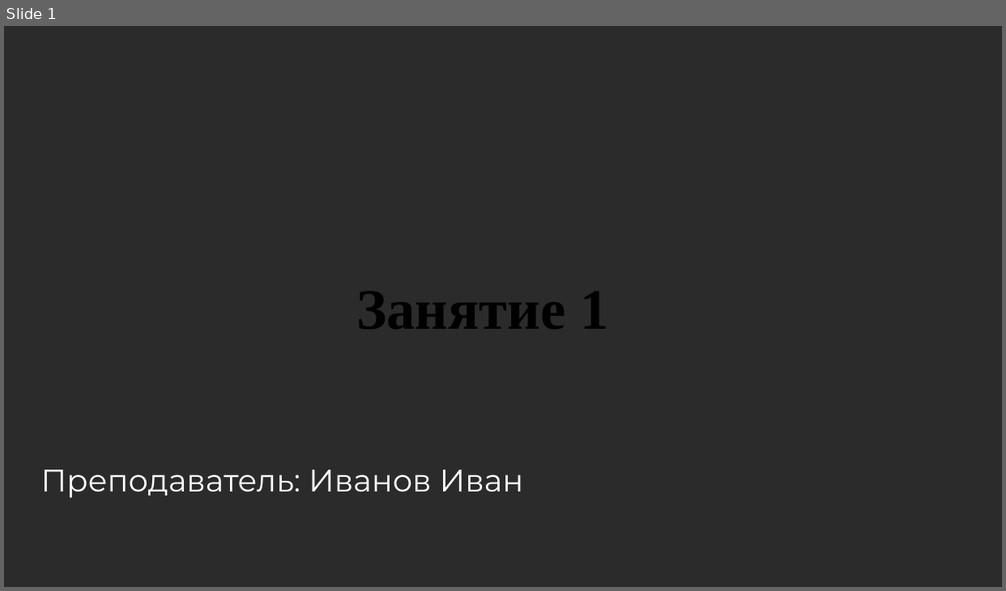
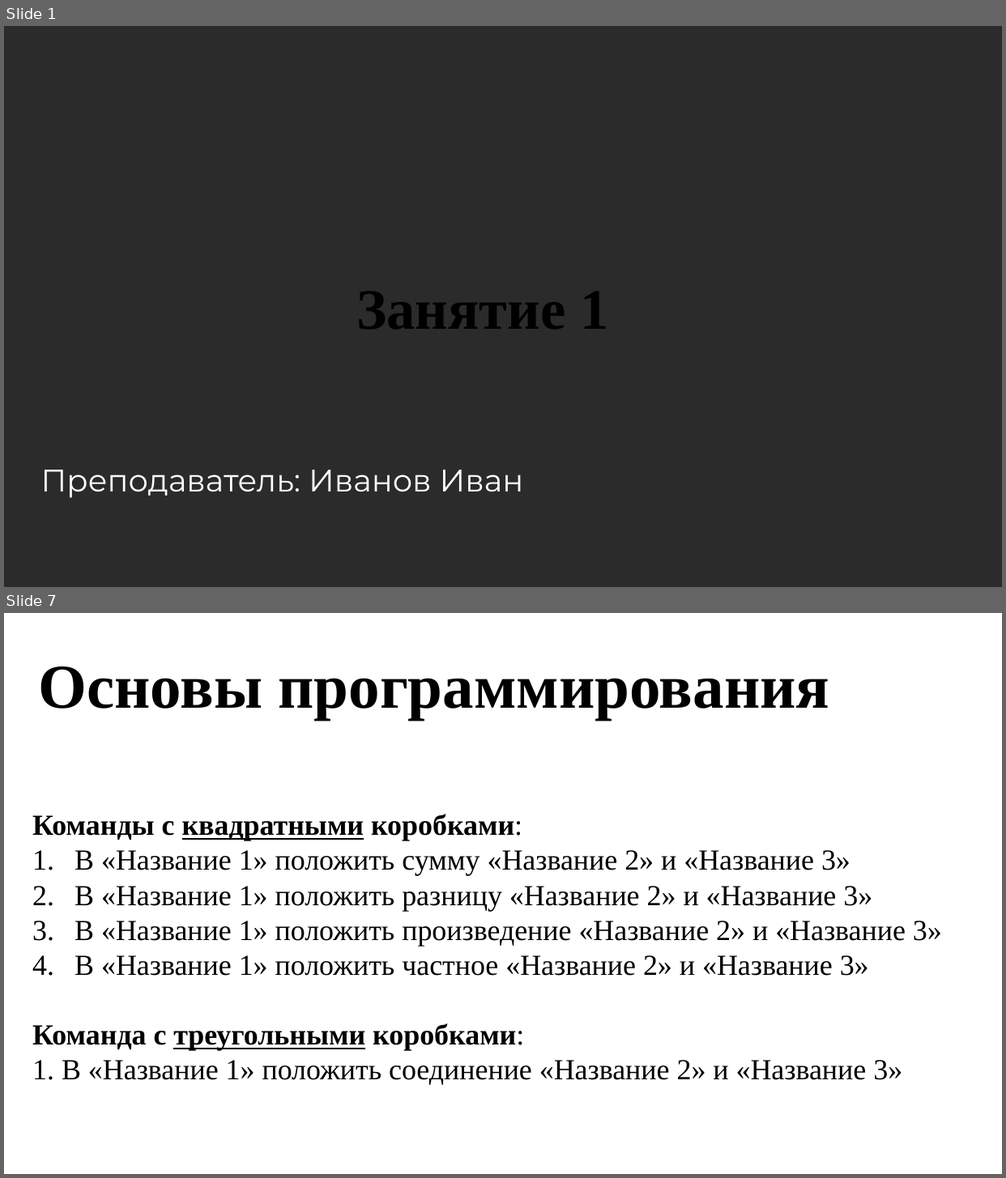
Before and after one commit to zero973/CsharpCourse, a slide deck: 1 занятие/Презентация.pptx. Shown one above the other, each under a label of ours: slide 1 before the commit, slides 1 and 7 after it; the slides between them are not shown. The pictures are 1006x591 and 1006x1178 pixels, drawn with LibreOffice and Linux fonts; fonts in the diff are those of the drawing; background and template pictures are left out; a plain dark background stands for a picture behind light text. Boxes give left, top, right and bottom in pixels: in the first picture for what was removed or moved away, otherwise in the second. Text is boxed around its words. In the diff, an @@ line names an element or a change of style, - is before the commit and + after.

```diff
--- a/1 занятие/Презентация.pptx
+++ b/1 занятие/Презентация.pptx
@@ slide 7 added at (x1=4, y1=613, x2=1002, y2=1174), background picture (left out) @@
@@ text added at (x1=39, y1=666, x2=829, y2=719), 60 pt, text #000000, bold @@
+Основы программирования
@@ text added at (x1=32, y1=814, x2=942, y2=1085), 28 pt, text #000000 @@
+Команды с квадратными коробками:
+1. В «Название 1» положить сумму «Название 2» и «Название 3»
+2. В «Название 1» положить разницу «Название 2» и «Название 3»
+3. В «Название 1» положить произведение «Название 2» и «Название 3»
+4. В «Название 1» положить частное «Название 2» и «Название 3»
+Команда с треугольными коробками:
+1. В «Название 1» положить соединение «Название 2» и «Название 3»
```
Also in this commit, not shown: 7 other slides added, 2 slides removed, 5 other files.
